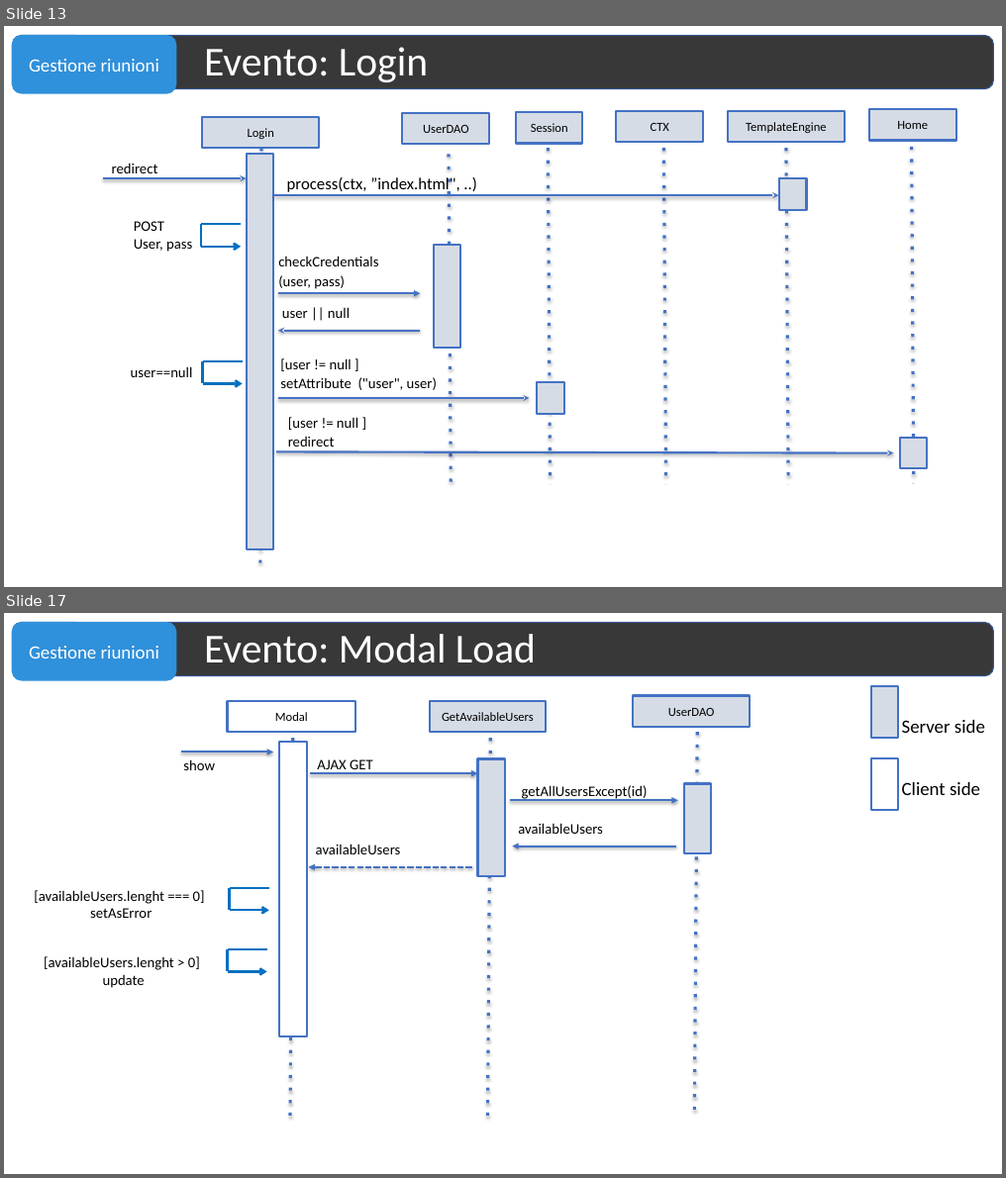
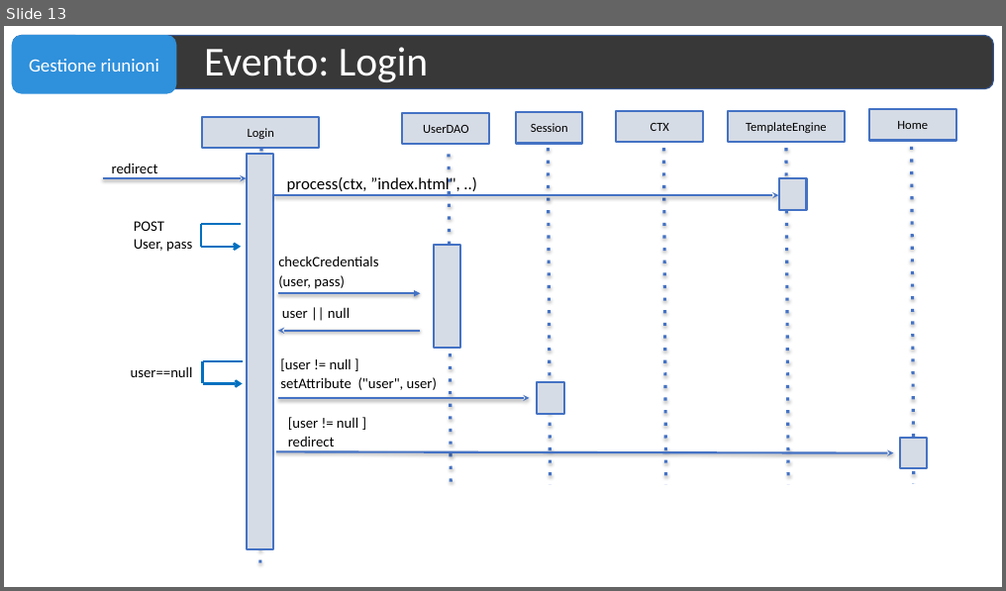
Before and after one commit to matteovisotto/EsameTIW, a slide deck: Documentazione.pptx. Shown one above the other, each under a label of ours: slides 13 and 17 before the commit, slide 13 after it; the slides between them are not shown. The pictures are 1006x1178 and 1006x591 pixels, drawn with LibreOffice and Linux fonts; fonts in the diff are those of the drawing. Boxes give left, top, right and bottom in pixels: in the first picture for what was removed or moved away, otherwise in the second. Text is boxed around its words. In the diff, an @@ line names an element or a change of style, - is before the commit and + after.

```diff
--- a/Documentazione.pptx
+++ b/Documentazione.pptx
@@ slide 17 removed at <box>4,613,1002,1174</box>, background #FFFFFF; not listed: 2 template elements that a slide beside it also shows @@
@@ title removed at <box>204,634,536,663</box> @@
-Evento: Modal Load
@@ rectangle removed at <box>227,700,355,732</box> @@
-Modal
@@ rectangle removed at <box>430,700,546,732</box> @@
-GetAvailableUsers
@@ rectangle removed at <box>633,695,749,727</box> @@
-UserDAO
@@ rectangle removed at <box>871,686,898,738</box> @@
@@ text removed at <box>902,720,985,733</box> @@
-Server side
@@ arrow removed from (181, 753) to (273, 753) @@
@@ text removed at <box>183,760,215,770</box> @@
-show
@@ rectangle removed at <box>279,742,307,1037</box> @@
@@ line removed from (293, 738) to (290, 1118) @@
@@ text removed at <box>317,760,373,773</box> @@
-AJAX GET
@@ rectangle removed at <box>478,759,505,875</box> @@
@@ line removed from (491, 738) to (487, 1118) @@
@@ line removed from (697, 732) to (695, 1112) @@
@@ rectangle removed at <box>871,759,898,811</box> @@
@@ arrow removed from (310, 774) to (478, 774) @@
@@ text removed at <box>522,785,648,801</box> @@
-getAllUsersExcept(id)
@@ rectangle removed at <box>684,783,711,854</box> @@
@@ text removed at <box>902,782,980,795</box> @@
-Client side
@@ arrow removed from (510, 800) to (678, 800) @@
@@ text removed at <box>316,844,401,855</box> @@
-availableUsers
@@ arrow removed from (676, 847) to (512, 847) @@
@@ text removed at <box>518,823,603,834</box> @@
-availableUsers
@@ arrow removed from (472, 867) to (309, 867) @@
@@ text removed at <box>34,890,205,918</box> @@
-[availableUsers.lenght === 0]
-setAsError
@@ line removed from (269, 888) to (230, 888) @@
@@ line removed from (230, 888) to (230, 910) @@
@@ arrow removed from (230, 910) to (269, 910) @@
@@ text removed at <box>44,957,200,988</box> @@
-[availableUsers.lenght > 0]
-update
@@ line removed from (266, 950) to (227, 950) @@
@@ line removed from (227, 950) to (227, 971) @@
@@ arrow removed from (227, 971) to (266, 971) @@
```
Also in this commit, not shown: 4 slides changed, 3 slides added, 2 other slides removed, 1 other file.
